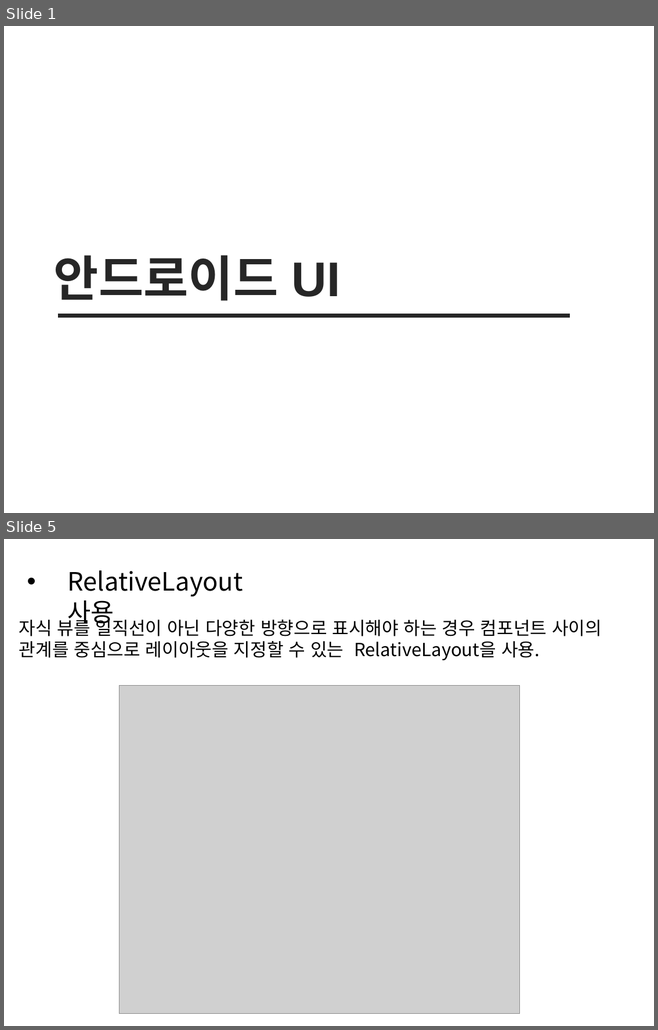
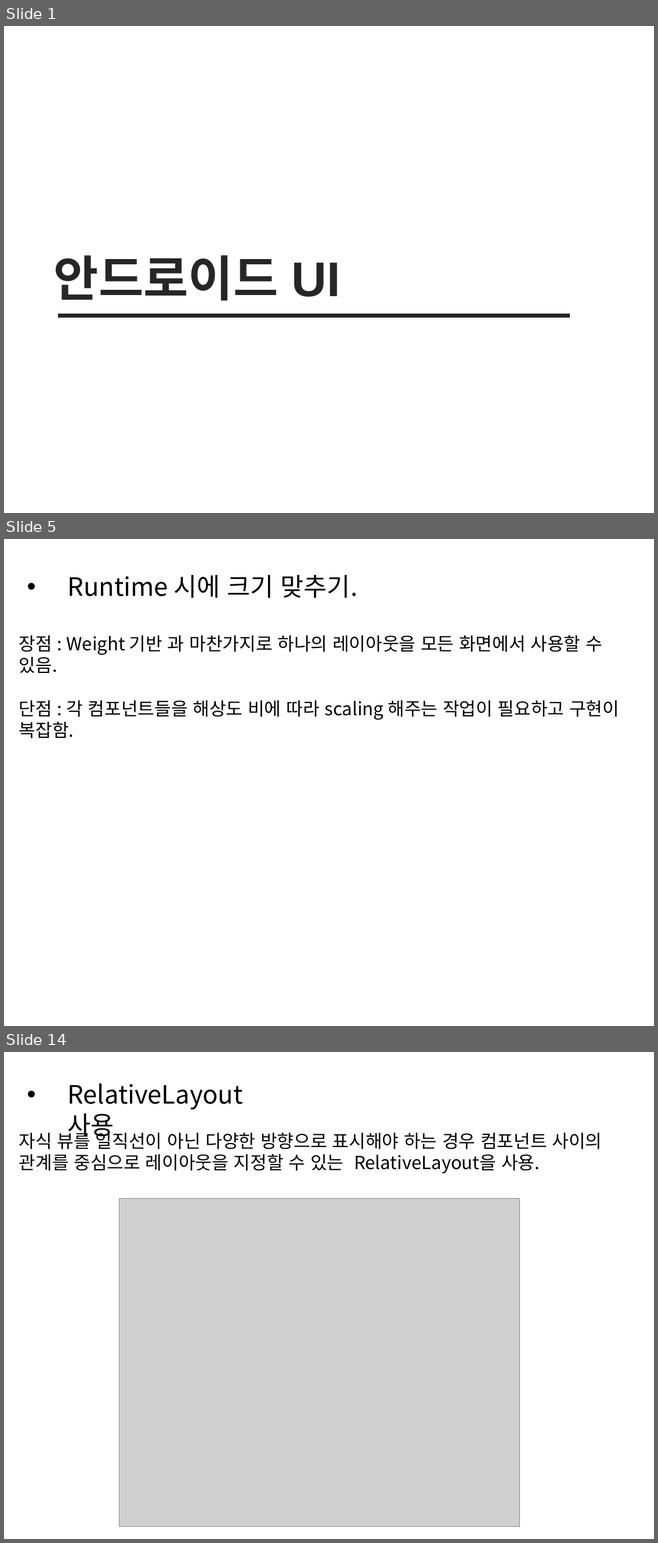
Before and after one commit to sc545/Beacon, a slide deck: 안드로이드 UI.pptx. Shown one above the other, each under a label of ours: slides 1 and 5 before the commit, slides 1, 5 and 14 after it; the slides between them are not shown. The pictures are 658x1030 and 658x1543 pixels, drawn with LibreOffice and Linux fonts; fonts in the diff are those of the drawing; grey boxes stand for pictures. Boxes give left, top, right and bottom in pixels: in the first picture for what was removed or moved away, otherwise in the second. Text is boxed around its words. In the diff, an @@ line names an element or a change of style, - is before the commit and + after.

```diff
--- a/안드로이드 UI.pptx
+++ b/안드로이드 UI.pptx
@@ slide 5 added at [4, 539, 654, 1026], background #FFFFFF @@
@@ text added at [68, 575, 357, 598], 28 pt, text #000000 @@
+• Runtime 시에 크기 맞추기.
@@ text added at [19, 635, 619, 739], 20 pt, text #000000 @@
+장점 : Weight 기반 과 마찬가지로 하나의 레이아웃을 모든 화면에서 사용할 수 있음.
+단점 : 각 컴포넌트들을 해상도 비에 따라 scaling 해주는 작업이 필요하고 구현이 복잡함.
@@ what was slide 5 is now slide 14 @@
```
Also in this commit, not shown: 1 slide changed, 11 other slides added, 3 slides removed, 53 other files.
